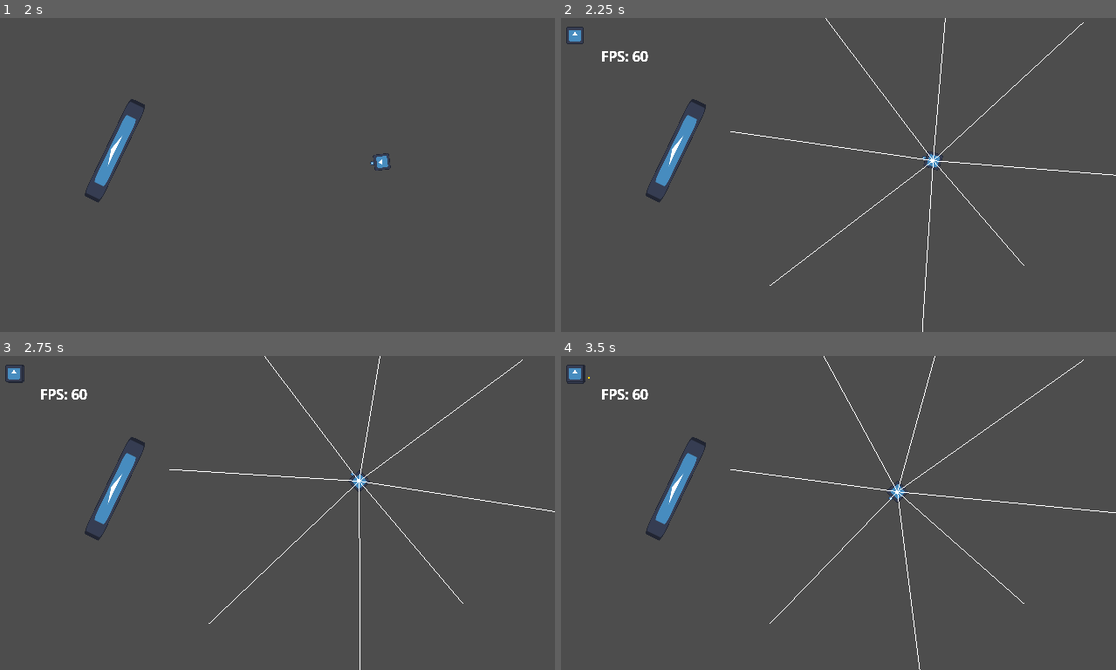
Above: before the commit, frames 1-4 (two rows, left to right).
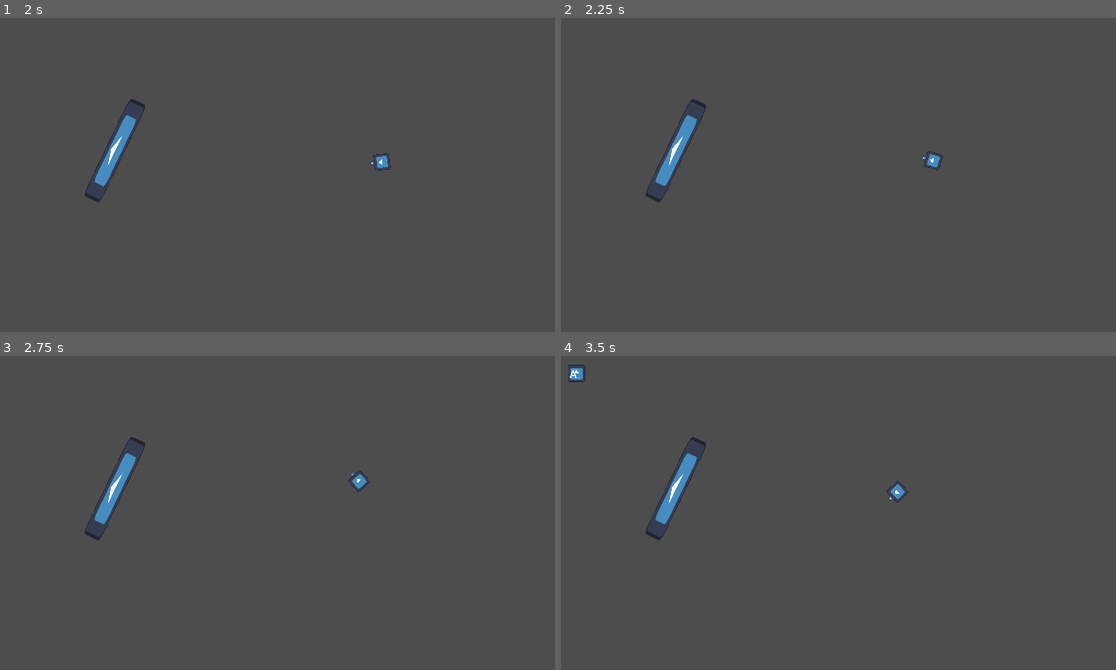
Above: after the commit, the same moments.

Repository: gabriel-r-s/vamp-theft-survivors
Game: Godot game, scene res://scenes/enemy_debug.tscn
Same seed, same stepped clock (60 frames per second), same inputs: the game is played once before the commit and once after it. The project has no main scene, so this scene is started directly. The engine's default icon, where the game draws it, is replaced by a stand-in: a white triangle on a blue panel in a dark square.
Inputs (mouse positions are in pixels of both pictures, inside the frame that each line leads up to):
- Up to frame 1 (2 s): tap Enter at 0.5 s; move the mouse to (399, 159) at 0.52 s; click (399, 159) at 0.67 s; move the mouse to (166, 190) at 1.27 s; click (166, 190) at 1.42 s
- Up to frame 2 (2.25 s): move the mouse to (894, 105) at 2.02 s; click (894, 105) at 2.17 s
- Up to frame 3 (2.75 s): no input
- Up to frame 4 (3.5 s): move the mouse to (810, 575) at 2.77 s; click (810, 575) at 2.92 s

Frame 1 is identical in both runs. In frame 2, 0.9% of the frame differs, in the area x 0-100%, y 0-100%; in frame 3, 0.9%; in frame 4, 0.9%.

Commit message:
variacoes

Diff:
--- a/scenes/bullet.tscn
+++ b/scenes/bullet.tscn
@@ -31,7 +31,7 @@
 shape = SubResource("CircleShape2D_y25gk")
 
 [node name="Timer" type="Timer" parent="."]
-wait_time = 4.0
+wait_time = 8.0
 one_shot = true
 
 [connection signal="body_entered" from="." to="." method="_on_body_entered"]
--- /dev/null
+++ b/scenes/enemy/army.tscn
@@ -0,0 +1,22 @@
+[gd_scene load_steps=2 format=3 uid="uid://psrvv5ppicds"]
+
+[ext_resource type="PackedScene" uid="uid://40alfoll3nx" path="res://scenes/enemy/enemy.tscn" id="1_q05ki"]
+
+[node name="Army" instance=ExtResource("1_q05ki")]
+health = 10.0
+max_speed = 20.0
+bore_time = 10.0
+
+[node name="Gun" parent="." index="0"]
+fire_interval = 0.13
+speed = 200.0
+burst_max_time = 1.5
+burst_recover_time = 2.0
+
+[node name="Label" type="Label" parent="Sprite2D" index="0"]
+offset_left = -51.2
+offset_top = -51.2
+offset_right = 6.8
+offset_bottom = 58.8
+theme_override_font_sizes/font_size = 80
+text = "A"
--- a/scenes/enemy/enemy.tscn
+++ b/scenes/enemy/enemy.tscn
@@ -14,6 +14,13 @@
 nav = NodePath("NavigationAgent2D")
 bored_timer = NodePath("BoredTimer")
 unbored_timer = NodePath("UnBoredTimer")
+
+[node name="Gun" parent="." instance=ExtResource("3_40wdo")]
+fire_interval = 1.0
+dmg = 1.0
+speed = 150.0
+burst_max_time = 3.0
+burst_recover_time = 3.0
 
 [node name="Sprite2D" type="Sprite2D" parent="."]
 position = Vector2(1.19209e-06, -5.96046e-07)
@@ -34,5 +41,3 @@
 [node name="UnBoredTimer" type="Timer" parent="."]
 wait_time = 3.0
 one_shot = true
-
-[node name="Gun" parent="." instance=ExtResource("3_40wdo")]
--- /dev/null
+++ b/scenes/enemy/gangster.tscn
@@ -0,0 +1,20 @@
+[gd_scene load_steps=2 format=3 uid="uid://dvgi24nuu6fo1"]
+
+[ext_resource type="PackedScene" uid="uid://40alfoll3nx" path="res://scenes/enemy/enemy.tscn" id="1_m47f6"]
+
+[node name="Gangster" instance=ExtResource("1_m47f6")]
+bore_time = 2.0
+unbore_time = 5.0
+
+[node name="Gun" parent="." index="0"]
+fire_interval = 1.5
+speed = 80.0
+burst_recover_time = 1.0
+
+[node name="Label" type="Label" parent="Sprite2D" index="0"]
+offset_left = -51.2
+offset_top = -51.2
+offset_right = 6.8
+offset_bottom = 58.8
+theme_override_font_sizes/font_size = 80
+text = "G"
--- a/scenes/enemy/gun.tscn
+++ b/scenes/enemy/gun.tscn
@@ -3,12 +3,20 @@
 [ext_resource type="Script" uid="uid://gwmwjupoym67" path="res://scripts/enemy/gun.gd" id="1_4a772"]
 [ext_resource type="PackedScene" uid="uid://radjrghaqfr0" path="res://scenes/bullet.tscn" id="2_p5hya"]
 
-[node name="Gun" type="Node" node_paths=PackedStringArray("timer")]
+[node name="Gun" type="Node" node_paths=PackedStringArray("fire_timer", "burst_timer", "burst_recover_timer")]
 script = ExtResource("1_4a772")
-timer = NodePath("Timer")
+fire_timer = NodePath("FireTimer")
+burst_timer = NodePath("BurstTimer")
+burst_recover_timer = NodePath("Recover")
 bullet_scene = ExtResource("2_p5hya")
 
-[node name="Timer" type="Timer" parent="."]
+[node name="FireTimer" type="Timer" parent="."]
 process_callback = 0
 
-[connection signal="timeout" from="Timer" to="." method="shoot"]
+[node name="BurstTimer" type="Timer" parent="."]
+one_shot = true
+
+[node name="Recover" type="Timer" parent="."]
+one_shot = true
+
+[connection signal="timeout" from="FireTimer" to="." method="shoot"]
--- a/scenes/enemy/manager.tscn
+++ b/scenes/enemy/manager.tscn
@@ -28,5 +28,6 @@
 collide_with_areas = true
 
 [node name="DebugDraw" type="Node2D" parent="." node_paths=PackedStringArray("manager")]
+visible = false
 script = ExtResource("4_x6yy4")
 manager = NodePath("..")
--- /dev/null
+++ b/scenes/enemy/police.tscn
@@ -0,0 +1,21 @@
+[gd_scene load_steps=2 format=3 uid="uid://c2efikpmxs3a2"]
+
+[ext_resource type="PackedScene" uid="uid://40alfoll3nx" path="res://scenes/enemy/enemy.tscn" id="1_p5o8i"]
+
+[node name="Police" instance=ExtResource("1_p5o8i")]
+health = 10.0
+max_speed = 50.0
+
+[node name="Gun" parent="." index="0"]
+fire_interval = 0.7
+dmg = 2.0
+burst_max_time = 5.0
+burst_recover_time = 2.0
+
+[node name="Label" type="Label" parent="Sprite2D" index="0"]
+offset_left = -51.2
+offset_top = -51.2
+offset_right = 6.8
+offset_bottom = 58.8
+theme_override_font_sizes/font_size = 80
+text = "P"
--- /dev/null
+++ b/scenes/enemy/swat.tscn
@@ -0,0 +1,21 @@
+[gd_scene load_steps=2 format=3 uid="uid://byfvx6jix2s6e"]
+
+[ext_resource type="PackedScene" uid="uid://40alfoll3nx" path="res://scenes/enemy/enemy.tscn" id="1_o4q5g"]
+
+[node name="Swat" instance=ExtResource("1_o4q5g")]
+health = 10.0
+max_speed = 50.0
+
+[node name="Gun" parent="." index="0"]
+fire_interval = 0.04
+dmg = 0.5
+speed = 200.0
+burst_max_time = 0.5
+
+[node name="Label" type="Label" parent="Sprite2D" index="0"]
+offset_left = -51.2
+offset_top = -51.2
+offset_right = 6.8
+offset_bottom = 58.8
+theme_override_font_sizes/font_size = 80
+text = "S"
--- a/scenes/enemy_debug.tscn
+++ b/scenes/enemy_debug.tscn
@@ -1,10 +1,13 @@
-[gd_scene load_steps=8 format=3 uid="uid://b83mchmyix4g5"]
+[gd_scene load_steps=11 format=3 uid="uid://b83mchmyix4g5"]
 
 [ext_resource type="PackedScene" uid="uid://h1nde6a6fvpg" path="res://scenes/player.tscn" id="1_ebxje"]
 [ext_resource type="Script" uid="uid://b75luvjliyiha" path="res://scripts/enemy/debug.gd" id="1_o4lq1"]
-[ext_resource type="PackedScene" uid="uid://40alfoll3nx" path="res://scenes/enemy/enemy.tscn" id="2_8lahr"]
+[ext_resource type="PackedScene" uid="uid://dvgi24nuu6fo1" path="res://scenes/enemy/gangster.tscn" id="2_dhxpb"]
 [ext_resource type="PackedScene" uid="uid://cgfc1smtvblod" path="res://scenes/enemy/manager.tscn" id="2_o4lq1"]
+[ext_resource type="PackedScene" uid="uid://c2efikpmxs3a2" path="res://scenes/enemy/police.tscn" id="3_lxcmc"]
+[ext_resource type="PackedScene" uid="uid://byfvx6jix2s6e" path="res://scenes/enemy/swat.tscn" id="4_hyful"]
 [ext_resource type="Texture2D" uid="uid://b0k8v2tca5hxt" path="res://icon.svg" id="5_dhxpb"]
+[ext_resource type="PackedScene" uid="uid://psrvv5ppicds" path="res://scenes/enemy/army.tscn" id="5_f3i3a"]
 
 [sub_resource type="NavigationPolygon" id="NavigationPolygon_8lahr"]
 vertices = PackedVector2Array(198.062, 90.6094, 650.953, 0.0234375, 650.039, 362.023, 126.992, 238.062, 0.148438, 362.969, 72.9531, 211.992, 2.85156, 0.96875, 144.008, 64.5703)
@@ -20,7 +23,10 @@
 [node name="EnemyDebug" type="Node" node_paths=PackedStringArray("manager")]
 script = ExtResource("1_o4lq1")
 manager = NodePath("EnemyManager")
-enemy_scene = ExtResource("2_8lahr")
+gangster_scene = ExtResource("2_dhxpb")
+police_scene = ExtResource("3_lxcmc")
+swat_scene = ExtResource("4_hyful")
+army_scene = ExtResource("5_f3i3a")
 
 [node name="Player" parent="." instance=ExtResource("1_ebxje")]
 position = Vector2(468, 170)
@@ -29,7 +35,6 @@
 player = NodePath("../Player")
 
 [node name="DebugSpawn" type="Timer" parent="."]
-wait_time = 0.1
 
 [node name="DebugSpawnPre" type="Timer" parent="."]
 wait_time = 2.0
@@ -37,7 +42,7 @@
 autostart = true
 
 [node name="DebugSpawnPost" type="Timer" parent="."]
-wait_time = 20.0
+wait_time = 10.0
 one_shot = true
 autostart = true
 
--- a/scripts/enemy/debug.gd
+++ b/scripts/enemy/debug.gd
@@ -1,7 +1,15 @@
 extends Node
 
 @export var manager: EnemyManager
-@export var enemy_scene: PackedScene
+
+@export var gangster_scene: PackedScene
+@export var police_scene: PackedScene
+@export var swat_scene: PackedScene
+@export var army_scene: PackedScene
+
+@onready var scenes = [gangster_scene, police_scene, swat_scene, army_scene]
 
 func _on_spawn_timeout() -> void:
-    manager.spawner.spawn_enemy(enemy_scene)
+    var scene: PackedScene = scenes.pick_random()
+    assert(scene != null)
+    manager.spawner.spawn_enemy(scene)
--- a/scripts/enemy/enemy.gd
+++ b/scripts/enemy/enemy.gd
@@ -1,9 +1,11 @@
 class_name Enemy
 extends RigidBody2D
 
-@export_group("Attrs")
+@export var health := 5.0
 @export var max_speed := 30.0
 @export var accel := 30.0
+@export var bore_time := 3.0
+@export var unbore_time := 3.0
 
 @export_group("Scene")
 @export var nav: NavigationAgent2D
@@ -24,9 +26,19 @@
 func can_see_player() -> bool:
     return manager.navigation.point_can_see_player(self.global_position)
 
+func distance_to_player() -> bool:
+    return manager.navigation.player_global_pos().distance_to(self.global_position)
+
+func get_hit(dmg: float) -> void:
+    health -= dmg
+    if health <= 0.0:
+        queue_free()
+
 func _ready() -> void:
     state = State.Bored
     set_state(State.Manouvering)
+    bored_timer.wait_time = bore_time
+    unbored_timer.wait_time = unbore_time
 
 func set_state(next_state: State) -> void:
     if state == next_state:
--- a/scripts/enemy/gun.gd
+++ b/scripts/enemy/gun.gd
@@ -4,19 +4,26 @@
 @export var fire_interval: float = 1.0
 @export var dmg: float = 1.0
 @export var speed: float = 150.0
+@export var burst_max_time: float = 3.0
+@export var burst_recover_time: float = 3.0
+
 
 var enemy: Enemy
 var tween: Tween
 
 @export_group("Scene")
-@export var timer: Timer
+@export var fire_timer: Timer
+@export var burst_timer: Timer
+@export var burst_recover_timer: Timer
 @export var bullet_scene: PackedScene
 
 var is_shooting := false
 
 func _ready() -> void:
     enemy = get_parent()
-    timer.wait_time = fire_interval
+    fire_timer.wait_time = fire_interval
+    burst_timer.wait_time = burst_max_time
+    burst_recover_timer.wait_time = burst_recover_time
 
 func shoot() -> void:
     var player_pos = enemy.player_pos
@@ -27,9 +34,14 @@
         add_sibling(bullet)
 
 func _physics_process(_delta: float) -> void:
-    if not is_shooting and enemy.state == Enemy.State.Shooting:
-        timer.start()
+    if not is_shooting and burst_recover_timer.is_stopped() and enemy.state == Enemy.State.Shooting:
+        fire_timer.start()
+        burst_timer.start()
         is_shooting = true
+    elif is_shooting and burst_timer.is_stopped():
+        fire_timer.stop()
+        burst_recover_timer.start()
+        is_shooting = false
     elif enemy.state != Enemy.State.Shooting:
-        timer.stop()
+        fire_timer.stop()
         is_shooting = false
--- a/scripts/enemy/manager/navigation.gd
+++ b/scripts/enemy/manager/navigation.gd
@@ -17,10 +17,11 @@
 
 func _ready() -> void:
     var parent := get_parent()
-    parent.ready.connect(func():
-        player = parent.player
-        find_player_timer.timeout.connect(find_player)
-    )
+    parent.ready.connect(_on_parent_ready.bind(parent))
+
+func _on_parent_ready(parent: Node) -> void:
+    player = parent.player
+    find_player_timer.timeout.connect(find_player)
 
 func player_global_pos() -> Vector2:
     return player.global_position
